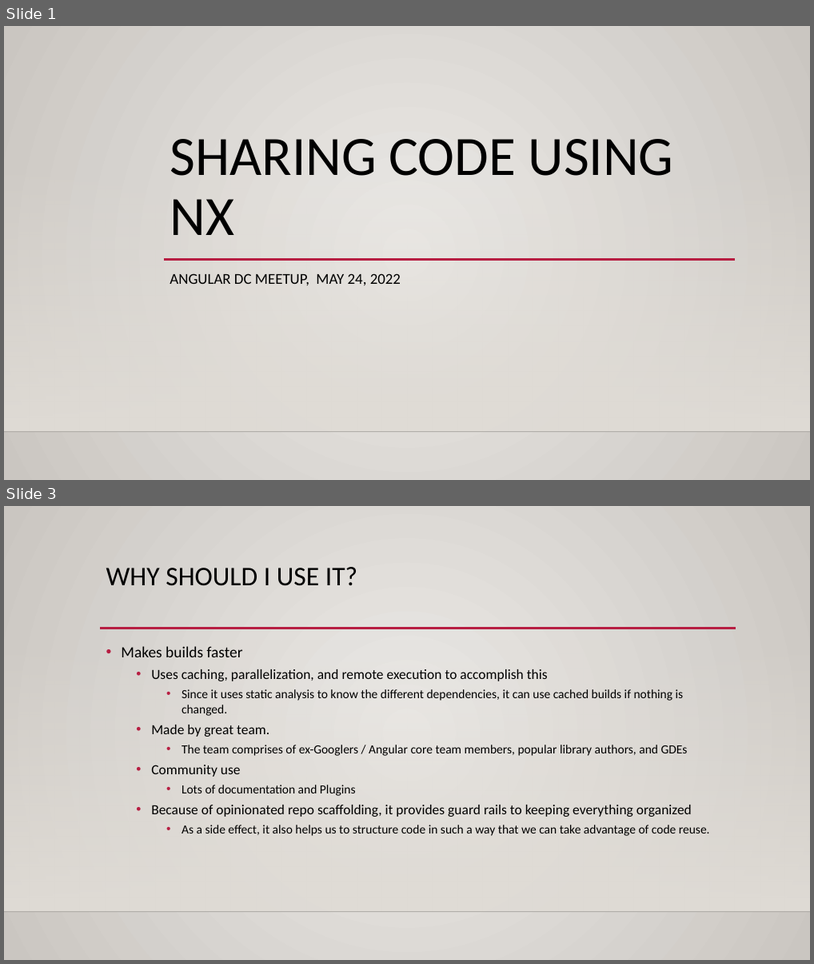
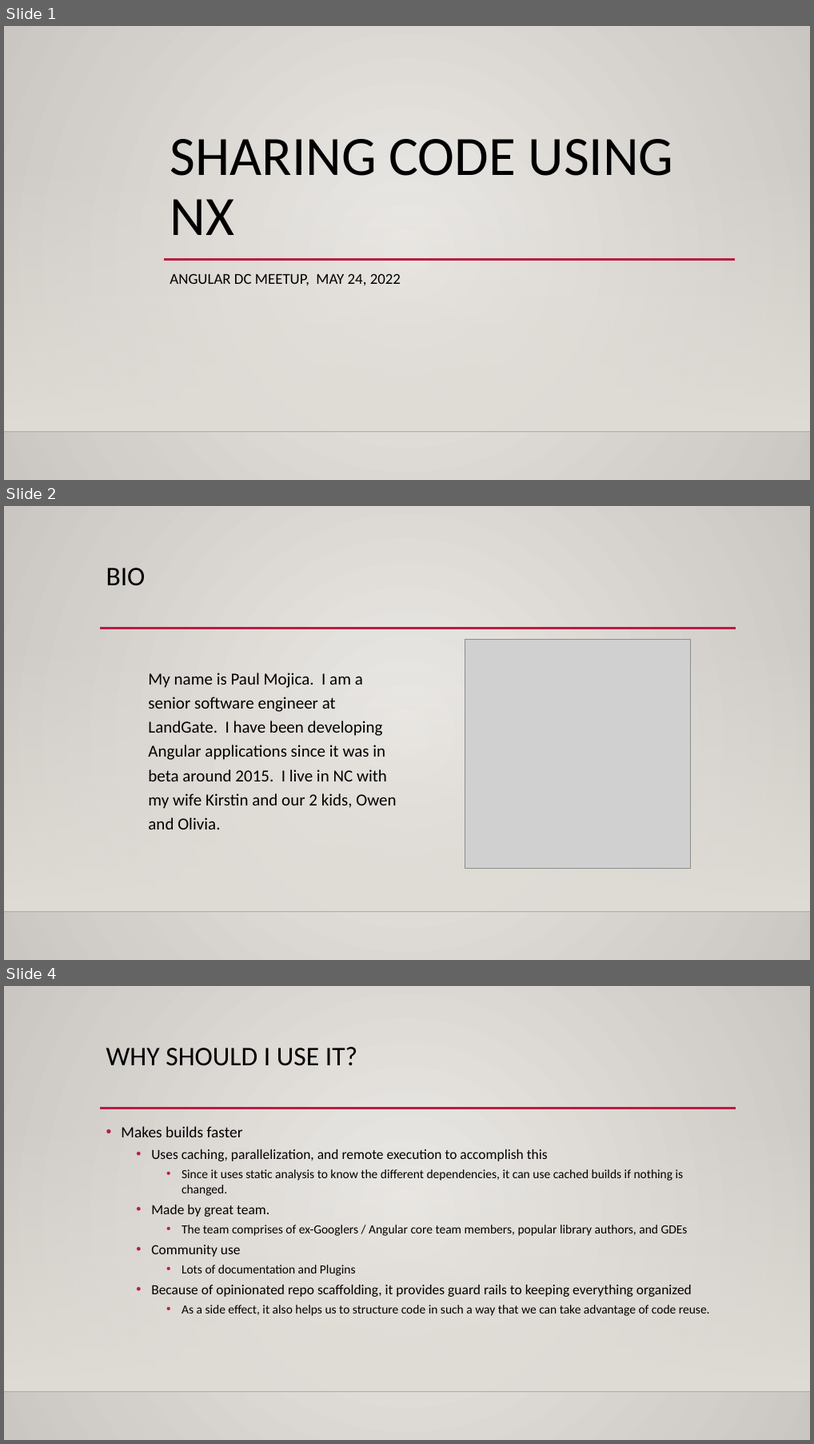
Before and after one commit to paulmojicatech/angular-dc-meetup-may-24-2022, a slide deck: Presentation.pptx. Shown one above the other, each under a label of ours: slides 1 and 3 before the commit, slides 1, 2 and 4 after it; the slides between them are not shown. The pictures are 814x964 and 814x1444 pixels, drawn with LibreOffice and Linux fonts; fonts in the diff are those of the drawing; grey boxes stand for pictures; background and template pictures are left out. Boxes give left, top, right and bottom in pixels: in the first picture for what was removed or moved away, otherwise in the second. Text is boxed around its words. In the diff, an @@ line names an element or a change of style, - is before the commit and + after.

```diff
--- a/Presentation.pptx
+++ b/Presentation.pptx
@@ slide 2 added at [4, 506, 810, 960], background gradient #ECEAE7 to #CAC7C1; not listed: 3 template elements that a slide beside it also shows @@
@@ title added at [106, 568, 146, 586], 32 pt, text #000000 @@
+BIO
@@ picture added at [465, 639, 691, 867] @@
@@ text added at [148, 672, 396, 829], 20 pt, text #000000 @@
+My name is Paul Mojica. I am a senior software engineer at LandGate. I have been developing Angular applications since it was in beta around 2015. I live in NC with my wife Kirstin and our 2 kids, Owen and Olivia.
@@ what was slide 3 is now slide 4 @@
```
Also in this commit, not shown: 1 slide changed.
